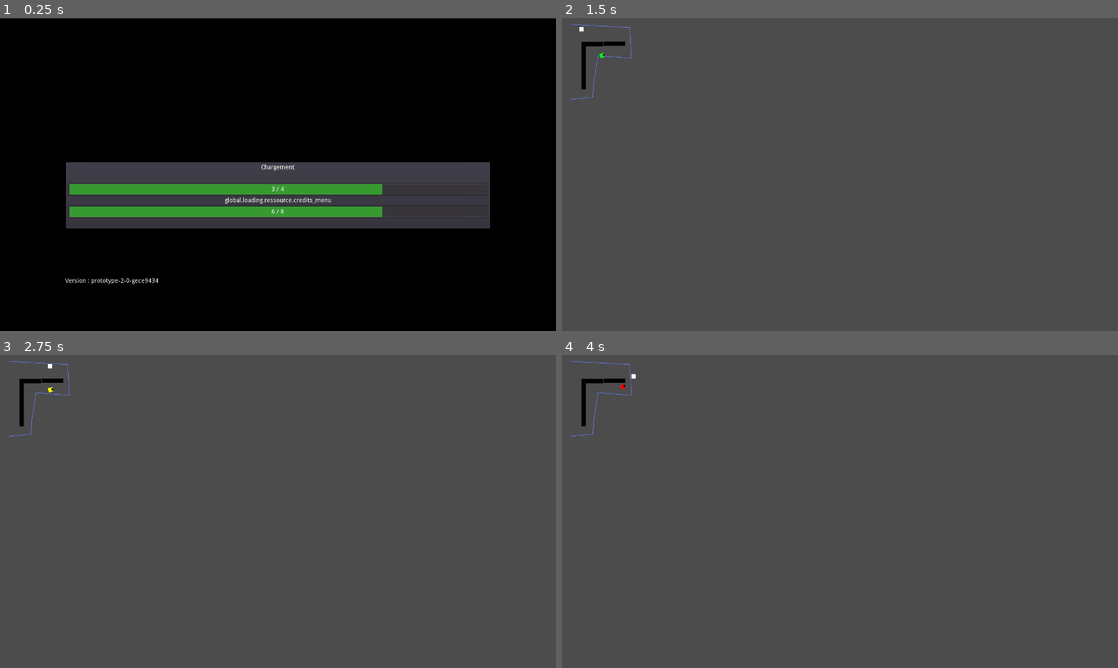
Above: before the commit, frames 1-4 (two rows, left to right).
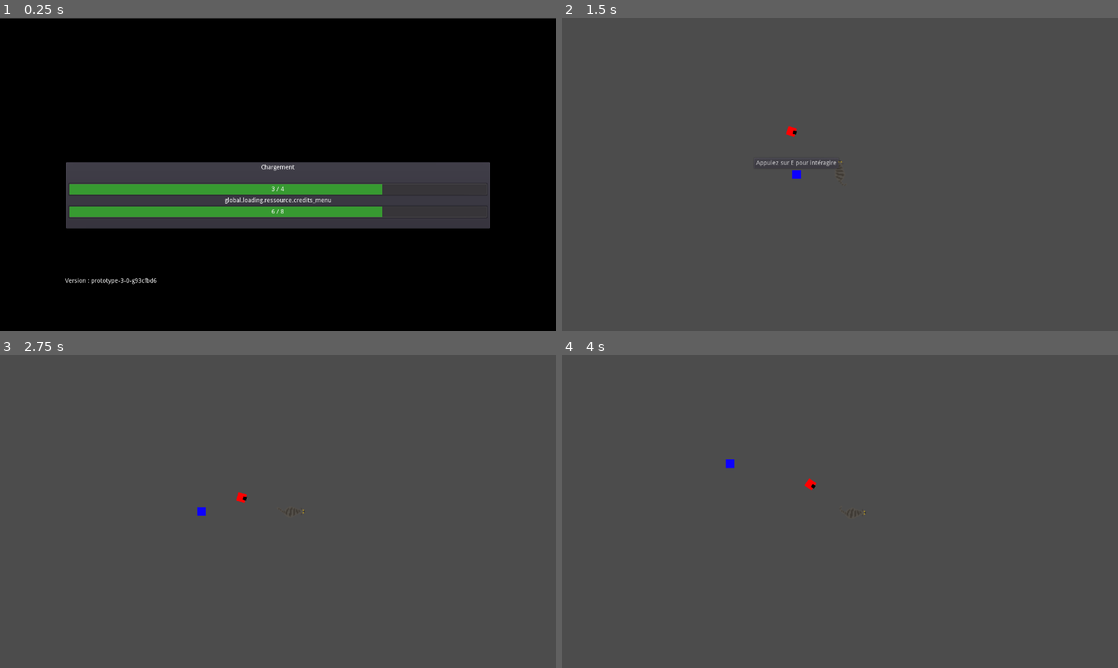
Above: after the commit, the same moments.

Repository: ChickenStorm/arcadia_game_jam_5
Game: Godot game, scene res://main.tscn
Same seed, same stepped clock (60 frames per second), same inputs: the game is played once before the commit and once after it.
Inputs (mouse positions are in pixels of both pictures, inside the frame that each line leads up to):
- Up to frame 1 (0.25 s): no input
- Up to frame 2 (1.5 s): click (628, 77) at 0.5 s, where only the run before the commit has a clickable "Jouer"; click (628, 77) at 1.25 s, where only the run after the commit has a clickable "Jouer"
- Up to frame 3 (2.75 s): tap Enter at 2 s; move the mouse to (400, 495) at 2.02 s; hold D (move_right) from 2.03 s (still down); hold E (interact, bound only after the commit) from 2.03 s (still down); tap Space (action_meow) at 2.1 s; click (400, 495) at 2.17 s
- Up to frame 4 (4 s): move the mouse to (728, 527) at 2.77 s; release D (move_right) at 2.78 s; release E (interact, bound only after the commit) at 2.78 s; hold S (move_down) 2.78-3.53 s; tap E (interact, bound only after the commit) at 2.85 s; click (728, 527) at 2.92 s; tap Space (action_meow) at 3.05, 3.6 s; move the mouse to (895, 442) at 3.52 s; hold D (move_right) from 3.53 s (still down); hold E (interact, bound only after the commit) from 3.53 s (still down); click (895, 442) at 3.67 s

The runs differ from the first frame. In frame 1, less than 0.1% of the frame differs, in the area x 21-29%, y 83-85%; in frame 2, 0.5%, in the area x 1-51%, y 2-52%; in frame 3, 0.4%; in frame 4, 0.4%.

Commit message:
add camera fix sound inspection, iteraction

Diff:
--- a/game/Noise.gd
+++ b/game/Noise.gd
@@ -16,7 +16,7 @@
 #func _process(delta):
 #	pass
 
-func action_meow():
+func action_noise():
 	if timer != null:
 		self.monitorable = true
 		timer.start()
--- a/game/Persone.gd
+++ b/game/Persone.gd
@@ -1,9 +1,9 @@
 class_name Enemy
 extends KinematicBody2D
 
-const SPEED_FACTOR = 20
+const SPEED_FACTOR = 100
 const ANGLE_SPEED = 2
-
+const DIST_SOUND_INSPECTED = 60
 
 var cat = null setget set_cat
 var cat_in_area = false
@@ -18,12 +18,13 @@
 onready var navigation = $".."
 onready var ray = $RayCast2D
 onready var vision = $Vision
+onready var vision_out = $VisionOut
 onready var hearing = $Hearing
 onready var color_rect = $ColorRect
 # Called when the node enters the scene tree for the first time.
 func _ready():
 	vision.connect("body_entered", self, "_on_body_entered")
-	vision.connect("body_exited", self, "_on_body_exited")
+	vision_out.connect("body_exited", self, "_on_body_exited")
 	hearing.connect("area_entered", self, "_on_area_entered")
 
 
@@ -40,6 +41,10 @@
 				return
 		if inspect_sound and path_sound != null:
 			path_sound = move_along_path(path_sound, delta)
+			inspect_sound = (path_sound.size() != 0)
+			if path_sound.size() == 1 and path_sound[0].distance_to(self.position) < DIST_SOUND_INSPECTED:
+				inspect_sound = false
+				color_rect.color = Color(0, 255, 0)
 			return
 		else:
 			if path_p == null or path_p.size() == 0:
@@ -47,6 +52,7 @@
 				if node != null:
 					var pts = node.points
 					path_node_int = (path_node_int + 1) % pts.size()
+					print(path_node_int)
 					path_p = _update_navigation_path(self.position, pts[path_node_int])
 			path_p = move_along_path(path_p, delta)
 			return
--- a/game/cat.gd
+++ b/game/cat.gd
@@ -1,6 +1,9 @@
 extends KinematicBody2D
 
-const SPEED_FACTOR = 100
+signal interaction_entered()
+signal interaction_exited()
+
+const SPEED_FACTOR = 150
 
 var _motion = {
 	Vector2.LEFT : false,
@@ -20,7 +23,9 @@
 
 # Called when the node enters the scene tree for the first time.
 func _ready():
-	self.connect("body_entered", self, "_on_area_entered")
+	$Interact.connect("body_entered", self, "_on_area_entered")
+	$Interact.connect("area_entered", self, "_on_interaction_entered")
+	$Interact.connect("area_exited", self, "_on_interaction_exit")
 
 func _on_area_entered(area):
 	if area.name == "Area_Persone":
@@ -33,6 +38,12 @@
 	for directions in _motion.keys():
 		if  _motion[directions]:
 			speed += directions * SPEED_FACTOR * delta
+	var vec_or = Vector2.UP.rotated(self.rotation)
+	if speed != Vector2.ZERO:
+		self.rotate(vec_or.angle_to(speed))
+		$sprite.playing = true
+	else:
+		$sprite.playing = false
 	move_and_collide(speed)
 
 
@@ -59,4 +70,12 @@
 			action_meow()
 
 func action_meow():
-	noise.action_meow()
+	noise.action_noise()
+
+
+
+func _on_interaction_entered(area):
+	emit_signal("interaction_entered")
+
+func _on_interaction_exit(area):
+	emit_signal("interaction_exited")
--- a/game/game.gd
+++ b/game/game.gd
@@ -1,6 +1,7 @@
 extends Node2D
 
 signal scene_requested(scene)
+
 
 onready var cat = $Cat
 onready var persone = $Persone
@@ -10,12 +11,26 @@
 func _ready():
 	persone.cat = cat
 	nav_ploy.navpoly.make_polygons_from_outlines()
+	cat.connect("interaction_entered", self, "_on_interaction_entered")
+	cat.connect("interaction_exited", self, "_on_interaction_exited")
+	#$Camera2D.make_current()
 
 
 # Called every frame. 'delta' is the elapsed time since the previous frame.
-#func _process(delta):
-#	pass
+func _process(delta):
+	pass
+	#$Camera2D.position = cat.position
 
 
 func _unhandled_input(event):
 	pass
+
+
+func _on_interaction_entered():
+	pass
+	#$CanvasLayer/Hud/MarginContainer/VBoxContainer/PanelContainer.visible = true
+
+
+func _on_interaction_exited():
+	pass
+	#$CanvasLayer/Hud/MarginContainer/VBoxContainer/PanelContainer.visible = false
--- a/game/game.tscn
+++ b/game/game.tscn
@@ -1,154 +1,206 @@
-[gd_scene load_steps=9 format=2]
+[gd_scene load_steps=18 format=2]
 
 [ext_resource path="res://game/game.gd" type="Script" id=1]
 [ext_resource path="res://game/cat.gd" type="Script" id=2]
 [ext_resource path="res://game/persone.tscn" type="PackedScene" id=3]
-[ext_resource path="res://game/Noise.gd" type="Script" id=4]
-
-[sub_resource type="RectangleShape2D" id=1]
-extents = Vector2( 5, 5 )
-
-[sub_resource type="CircleShape2D" id=2]
-radius = 1.0
-
-[sub_resource type="RectangleShape2D" id=5]
-extents = Vector2( 25, 5 )
-
-[sub_resource type="NavigationPolygon" id=6]
+[ext_resource path="res://game/noise.tscn" type="PackedScene" id=4]
+[ext_resource path="res://resources/cat/walk.png" type="Texture" id=5]
+[ext_resource path="res://game/interact.gd" type="Script" id=6]
+
+[sub_resource type="AtlasTexture" id=1]
+flags = 4
+atlas = ExtResource( 5 )
+region = Rect2( 0, 0, 36, 36 )
+
+[sub_resource type="AtlasTexture" id=2]
+flags = 4
+atlas = ExtResource( 5 )
+region = Rect2( 36, 0, 36, 36 )
+
+[sub_resource type="AtlasTexture" id=3]
+flags = 4
+atlas = ExtResource( 5 )
+region = Rect2( 72, 0, 36, 36 )
+
+[sub_resource type="AtlasTexture" id=4]
+flags = 4
+atlas = ExtResource( 5 )
+region = Rect2( 108, 0, 36, 36 )
+
+[sub_resource type="AtlasTexture" id=5]
+flags = 4
+atlas = ExtResource( 5 )
+region = Rect2( 144, 0, 36, 36 )
+
+[sub_resource type="SpriteFrames" id=6]
+animations = [ {
+"frames": [ SubResource( 1 ), SubResource( 2 ), SubResource( 3 ), SubResource( 4 ), SubResource( 5 ) ],
+"loop": true,
+"name": "walk",
+"speed": 5.0
+} ]
+
+[sub_resource type="RectangleShape2D" id=7]
+extents = Vector2( 10, 20 )
+
+[sub_resource type="NavigationPolygon" id=8]
 vertices = PoolVector2Array( 0.5, -0.5, 301.431, -1.52719, 151.115, 49.2016, 40.4712, 50.0398, 1.60262, 264.398, 38.75, 177.25, 265.409, 256.452, 151, 71.25, 64.25, 176.25, 60.3904, 71.4455 )
 polygons = [ PoolIntArray( 0, 1, 2, 3 ), PoolIntArray( 4, 0, 3, 5 ), PoolIntArray( 2, 1, 6, 7 ), PoolIntArray( 7, 6, 4, 8 ), PoolIntArray( 8, 9, 7 ), PoolIntArray( 8, 4, 5 ) ]
 outlines = [ PoolVector2Array( 301.431, -1.52719, 0.5, -0.5, 1.60262, 264.398, 265.409, 256.452 ), PoolVector2Array( 40.4712, 50.0398, 151.115, 49.2016, 151, 71.25, 60.3904, 71.4455, 64.25, 176.25, 38.75, 177.25 ) ]
 
+[sub_resource type="RectangleShape2D" id=9]
+
+[sub_resource type="CircleShape2D" id=10]
+radius = 80.0
+
+[sub_resource type="TileSet" id=11]
+
 [node name="Game" type="Navigation2D"]
 script = ExtResource( 1 )
 
 [node name="Cat" type="KinematicBody2D" parent="."]
-position = Vector2( 45, 26 )
-collision_layer = 21
-collision_mask = 21
+position = Vector2( 200, 200 )
+scale = Vector2( 2, 2 )
+collision_layer = 53
+collision_mask = 53
 script = ExtResource( 2 )
 
-[node name="ColorRect" type="ColorRect" parent="Cat"]
-margin_left = -5.0
-margin_top = -5.0
-margin_right = 5.0
-margin_bottom = 5.0
+[node name="sprite" type="AnimatedSprite" parent="Cat"]
+frames = SubResource( 6 )
+animation = "walk"
+playing = true
+
+[node name="CollisionShape2D" type="CollisionShape2D" parent="Cat"]
+shape = SubResource( 7 )
+
+[node name="Noise" parent="Cat" instance=ExtResource( 4 )]
+
+[node name="Interact" type="Area2D" parent="Cat"]
+collision_layer = 32
+collision_mask = 32
+
+[node name="CollisionShape2D" type="CollisionShape2D" parent="Cat/Interact"]
+shape = SubResource( 7 )
+
+[node name="Camera2D" type="Camera2D" parent="Cat"]
+scale = Vector2( 0.5, 0.5 )
+current = true
+smoothing_enabled = true
+
+[node name="Persone" parent="." instance=ExtResource( 3 )]
+position = Vector2( 74, 90.37 )
+scale = Vector2( 2, 2 )
+path_node = NodePath("../Line2D")
+
+[node name="NavigationPolygonInstance" type="NavigationPolygonInstance" parent="."]
+visible = false
+position = Vector2( 0, 0.374573 )
+navpoly = SubResource( 8 )
+
+[node name="Line2D" type="Line2D" parent="."]
+visible = false
+points = PoolVector2Array( 18.5138, 14.53, 155.735, 21.826, 500.267, 179.265, 413.963, 523.33, 101.619, 522.845, 29.494, 503.046, 18.5138, 187.389 )
+width = 1.0
+default_color = Color( 0.4, 0.501961, 1, 1 )
+
+[node name="Interactible" type="Node2D" parent="."]
+position = Vector2( 100, 200 )
+script = ExtResource( 6 )
+
+[node name="Body" type="StaticBody2D" parent="Interactible"]
+collision_layer = 17
+collision_mask = 17
+
+[node name="CollisionShape2D" type="CollisionShape2D" parent="Interactible/Body"]
+shape = SubResource( 9 )
+
+[node name="ColorRect" type="ColorRect" parent="Interactible"]
+margin_left = -10.0
+margin_top = -10.0
+margin_right = 10.0
+margin_bottom = 10.0
+color = Color( 0.054902, 0, 1, 1 )
+__meta__ = {
+"_edit_use_anchors_": false
+}
+
+[node name="Interact" type="Area2D" parent="Interactible"]
+collision_layer = 32
+collision_mask = 32
+
+[node name="CollisionShape2D" type="CollisionShape2D" parent="Interactible/Interact"]
+shape = SubResource( 10 )
+
+[node name="Noise" parent="Interactible" instance=ExtResource( 4 )]
+position = Vector2( -55, -174 )
+
+[node name="PanelContainer2" type="PanelContainer" parent="Interactible"]
+visible = false
+modulate = Color( 1, 1, 1, 0.729412 )
+anchor_left = 0.5
+anchor_top = 1.0
+anchor_right = 0.5
+anchor_bottom = 1.0
+margin_left = -99.5
+margin_top = -40.0
+margin_right = 99.5
+margin_bottom = -12.0
 rect_min_size = Vector2( 10, 10 )
 __meta__ = {
 "_edit_use_anchors_": false
 }
 
-[node name="CollisionShape2D" type="CollisionShape2D" parent="Cat"]
-shape = SubResource( 1 )
-
-[node name="Noise" type="Area2D" parent="Cat"]
-monitoring = false
-monitorable = false
-script = ExtResource( 4 )
-
-[node name="CollisionShape2D" type="CollisionShape2D" parent="Cat/Noise"]
-shape = SubResource( 2 )
-
-[node name="Timer" type="Timer" parent="Cat/Noise"]
-wait_time = 0.5
-one_shot = true
-
-[node name="Persone" parent="." instance=ExtResource( 3 )]
-path_node = NodePath("../Line2D")
-
-[node name="Obstacle" type="Node2D" parent="."]
-position = Vector2( 70, 60 )
-
-[node name="ColorRect" type="ColorRect" parent="Obstacle"]
-margin_left = -25.0
-margin_top = -5.0
-margin_right = 25.0
-margin_bottom = 5.0
-rect_min_size = Vector2( 10, 10 )
-color = Color( 0, 0, 0, 1 )
-__meta__ = {
-"_edit_use_anchors_": false
-}
-
-[node name="Area2D" type="StaticBody2D" parent="Obstacle"]
+[node name="Label" type="Label" parent="Interactible/PanelContainer2"]
+margin_left = 7.0
+margin_top = 7.0
+margin_right = 192.0
+margin_bottom = 21.0
+text = "Appuiez sur E pour intéragire"
+
+[node name="TileMap" type="TileMap" parent="."]
+tile_set = SubResource( 11 )
+show_collision = true
 collision_layer = 19
 collision_mask = 19
-
-[node name="CollisionShape2D" type="CollisionShape2D" parent="Obstacle/Area2D"]
-shape = SubResource( 5 )
-
-[node name="Obstacle2" type="Node2D" parent="."]
-position = Vector2( 49.7023, 89.4322 )
-rotation = 1.5708
-
-[node name="ColorRect" type="ColorRect" parent="Obstacle2"]
-show_behind_parent = true
-margin_left = -25.0
-margin_top = -5.0
-margin_right = 25.0
-margin_bottom = 5.0
-rect_min_size = Vector2( 10, 10 )
-color = Color( 0, 0, 0, 1 )
-__meta__ = {
-"_edit_use_anchors_": false
-}
-
-[node name="Area2D" type="StaticBody2D" parent="Obstacle2"]
-collision_layer = 19
-collision_mask = 19
-
-[node name="CollisionShape2D" type="CollisionShape2D" parent="Obstacle2/Area2D"]
-shape = SubResource( 5 )
-
-[node name="Obstacle3" type="Node2D" parent="."]
-position = Vector2( 49.7023, 139.432 )
-rotation = 1.5708
-
-[node name="ColorRect" type="ColorRect" parent="Obstacle3"]
-show_behind_parent = true
-margin_left = -25.0
-margin_top = -5.0
-margin_right = 25.0
-margin_bottom = 5.0
-rect_min_size = Vector2( 10, 10 )
-color = Color( 0, 0, 0, 1 )
-__meta__ = {
-"_edit_use_anchors_": false
-}
-
-[node name="Area2D" type="StaticBody2D" parent="Obstacle3"]
-collision_layer = 19
-collision_mask = 19
-
-[node name="CollisionShape2D" type="CollisionShape2D" parent="Obstacle3/Area2D"]
-shape = SubResource( 5 )
-
-[node name="Obstacle4" type="Node2D" parent="."]
-position = Vector2( 120.702, 59.4322 )
-
-[node name="ColorRect" type="ColorRect" parent="Obstacle4"]
-show_behind_parent = true
-margin_left = -25.0
-margin_top = -5.0
-margin_right = 25.0
-margin_bottom = 5.0
-rect_min_size = Vector2( 10, 10 )
-color = Color( 0, 0, 0, 1 )
-__meta__ = {
-"_edit_use_anchors_": false
-}
-
-[node name="Area2D" type="StaticBody2D" parent="Obstacle4"]
-collision_layer = 19
-collision_mask = 19
-
-[node name="CollisionShape2D" type="CollisionShape2D" parent="Obstacle4/Area2D"]
-shape = SubResource( 5 )
-
-[node name="NavigationPolygonInstance" type="NavigationPolygonInstance" parent="."]
-navpoly = SubResource( 6 )
-
-[node name="Line2D" type="Line2D" parent="."]
-points = PoolVector2Array( 18.5138, 14.53, 155.735, 21.826, 160.225, 92.8217, 83.0554, 86.6482, 72.392, 155.399, 71.5501, 181.777, 18.5138, 187.389 )
-width = 1.0
-default_color = Color( 0.4, 0.501961, 1, 1 )
+format = 1
+
+[node name="CanvasLayer" type="CanvasLayer" parent="."]
+
+[node name="Hud" type="Control" parent="CanvasLayer"]
+anchor_right = 1.0
+anchor_bottom = 1.0
+margin_right = 1.0
+margin_bottom = 1.0
+mouse_filter = 2
+__meta__ = {
+"_edit_use_anchors_": false
+}
+
+[node name="MarginContainer" type="MarginContainer" parent="CanvasLayer/Hud"]
+anchor_left = 0.1
+anchor_top = 0.1
+anchor_right = 0.9
+anchor_bottom = 0.9
+mouse_filter = 2
+__meta__ = {
+"_edit_use_anchors_": false
+}
+
+[node name="VBoxContainer" type="VBoxContainer" parent="CanvasLayer/Hud/MarginContainer"]
+margin_right = 1024.0
+margin_bottom = 576.0
+mouse_filter = 2
+alignment = 2
+
+[node name="PanelContainer" type="PanelContainer" parent="CanvasLayer/Hud/MarginContainer/VBoxContainer"]
+visible = false
+margin_top = 548.0
+margin_right = 1024.0
+margin_bottom = 576.0
+
+[node name="Label" type="Label" parent="CanvasLayer/Hud/MarginContainer/VBoxContainer/PanelContainer"]
+margin_left = 7.0
+margin_top = 7.0
+margin_right = 1017.0
+margin_bottom = 21.0
+text = "Appuiez sur E pour intéragire"
--- /dev/null
+++ b/game/interact.gd
@@ -0,0 +1,32 @@
+extends Node2D
+
+var can_interact = false
+
+# Declare member variables here. Examples:
+# var a = 2
+# var b = "text"
+
+
+# Called when the node enters the scene tree for the first time.
+func _ready():
+	$Interact.connect("area_entered", self, "_on_area_entered")
+	$Interact.connect("area_exited", self, "_on_area_exited")
+
+
+# Called every frame. 'delta' is the elapsed time since the previous frame.
+#func _process(delta):
+#	pass
+
+func _unhandled_input(event):
+	if event is InputEventKey or event is InputEventMouseButton:
+		if can_interact and  event.is_action_pressed("interact"):
+			$Noise.action_noise()
+
+
+func _on_area_entered(area):
+	can_interact = true
+	$PanelContainer2.visible = true
+
+func _on_area_exited(area):
+	can_interact = false
+	$PanelContainer2.visible = false
--- /dev/null
+++ b/game/noise.tscn
@@ -0,0 +1,18 @@
+[gd_scene load_steps=3 format=2]
+
+[ext_resource path="res://game/Noise.gd" type="Script" id=1]
+
+[sub_resource type="CircleShape2D" id=2]
+radius = 1.0
+
+[node name="Noise" type="Area2D"]
+monitoring = false
+monitorable = false
+script = ExtResource( 1 )
+
+[node name="CollisionShape2D" type="CollisionShape2D" parent="."]
+shape = SubResource( 2 )
+
+[node name="Timer" type="Timer" parent="."]
+wait_time = 0.5
+one_shot = true
--- /dev/null
+++ b/game/old.tscn
@@ -0,0 +1,99 @@
+[gd_scene load_steps=2 format=2]
+
+[sub_resource type="RectangleShape2D" id=1]
+extents = Vector2( 25, 5 )
+
+[node name="old" type="Node2D"]
+
+[node name="Obstacle" type="Node2D" parent="."]
+visible = false
+position = Vector2( 70, 60 )
+
+[node name="ColorRect" type="ColorRect" parent="Obstacle"]
+margin_left = -25.0
+margin_top = -5.0
+margin_right = 25.0
+margin_bottom = 5.0
+rect_min_size = Vector2( 10, 10 )
+color = Color( 0, 0, 0, 1 )
+__meta__ = {
+"_edit_use_anchors_": false
+}
+
+[node name="Area2D" type="StaticBody2D" parent="Obstacle"]
+collision_layer = 19
+collision_mask = 19
+
+[node name="CollisionShape2D" type="CollisionShape2D" parent="Obstacle/Area2D"]
+shape = SubResource( 1 )
+
+[node name="Obstacle2" type="Node2D" parent="."]
+visible = false
+position = Vector2( 49.7023, 89.4322 )
+rotation = 1.5708
+
+[node name="ColorRect" type="ColorRect" parent="Obstacle2"]
+show_behind_parent = true
+margin_left = -25.0
+margin_top = -5.0
+margin_right = 25.0
+margin_bottom = 5.0
+rect_min_size = Vector2( 10, 10 )
+color = Color( 0, 0, 0, 1 )
+__meta__ = {
+"_edit_use_anchors_": false
+}
+
+[node name="Area2D" type="StaticBody2D" parent="Obstacle2"]
+collision_layer = 19
+collision_mask = 19
+
+[node name="CollisionShape2D" type="CollisionShape2D" parent="Obstacle2/Area2D"]
+shape = SubResource( 1 )
+
+[node name="Obstacle3" type="Node2D" parent="."]
+visible = false
+position = Vector2( 49.7023, 139.432 )
+rotation = 1.5708
+
+[node name="ColorRect" type="ColorRect" parent="Obstacle3"]
+show_behind_parent = true
+margin_left = -25.0
+margin_top = -5.0
+margin_right = 25.0
+margin_bottom = 5.0
+rect_min_size = Vector2( 10, 10 )
+color = Color( 0, 0, 0, 1 )
+__meta__ = {
+"_edit_use_anchors_": false
+}
+
+[node name="Area2D" type="StaticBody2D" parent="Obstacle3"]
+collision_layer = 19
+collision_mask = 19
+
+[node name="CollisionShape2D" type="CollisionShape2D" parent="Obstacle3/Area2D"]
+shape = SubResource( 1 )
+
+[node name="Obstacle4" type="Node2D" parent="."]
+visible = false
+position = Vector2( 120.702, 59.4322 )
+
+[node name="ColorRect" type="ColorRect" parent="Obstacle4"]
+show_behind_parent = true
+margin_left = -25.0
+margin_top = -5.0
+margin_right = 25.0
+margin_bottom = 5.0
+rect_min_size = Vector2( 10, 10 )
+color = Color( 0, 0, 0, 1 )
+__meta__ = {
+"_edit_use_anchors_": false
+}
+
+[node name="Area2D" type="StaticBody2D" parent="Obstacle4"]
+collision_layer = 19
+collision_mask = 19
+
+[node name="CollisionShape2D" type="CollisionShape2D" parent="Obstacle4/Area2D"]
+shape = SubResource( 1 )
--- a/game/persone.tscn
+++ b/game/persone.tscn
@@ -1,15 +1,18 @@
-[gd_scene load_steps=5 format=2]
+[gd_scene load_steps=6 format=2]
 
 [ext_resource path="res://game/Persone.gd" type="Script" id=1]
 
 [sub_resource type="RectangleShape2D" id=1]
 extents = Vector2( 5, 5 )
 
+[sub_resource type="CircleShape2D" id=4]
+radius = 40.0
+
 [sub_resource type="CircleShape2D" id=2]
-radius = 15.0
+radius = 60.0
 
 [sub_resource type="CircleShape2D" id=3]
-radius = 150.0
+radius = 300.0
 
 [node name="Persone" type="KinematicBody2D"]
 position = Vector2( 74, 91 )
@@ -41,10 +44,22 @@
 collision_mask = 4
 
 [node name="CollisionPolygon2D" type="CollisionPolygon2D" parent="Vision"]
-polygon = PoolVector2Array( 0, 0, 100, 100, 100, -100 )
+polygon = PoolVector2Array( 0, 0, 100, 80, 100, -80 )
 one_way_collision_margin = 10.0
 
 [node name="CollisionShape2D" type="CollisionShape2D" parent="Vision"]
+self_modulate = Color( 0, 0.72, 0.36, 1 )
+shape = SubResource( 4 )
+
+[node name="VisionOut" type="Area2D" parent="."]
+collision_layer = 4
+collision_mask = 4
+
+[node name="CollisionPolygon2D" type="CollisionPolygon2D" parent="VisionOut"]
+polygon = PoolVector2Array( 0, 0, 140, 160, 140, -160 )
+one_way_collision_margin = 10.0
+
+[node name="CollisionShape2D" type="CollisionShape2D" parent="VisionOut"]
 self_modulate = Color( 0, 0.72, 0.36, 1 )
 shape = SubResource( 2 )
 
--- a/main.tscn
+++ b/main.tscn
@@ -16,4 +16,4 @@
 anchor_bottom = 0.3
 margin_bottom = 92.0
 
-[node name="Level" type="CanvasLayer" parent="."]
+[node name="Level" type="Node" parent="."]
--- a/project.godot
+++ b/project.godot
@@ -189,6 +189,11 @@
 "events": [ Object(InputEventKey,"resource_local_to_scene":false,"resource_name":"","device":0,"alt":false,"shift":false,"control":false,"meta":false,"command":false,"pressed":false,"scancode":32,"unicode":0,"echo":false,"script":null)
  ]
 }
+interact={
+"deadzone": 0.5,
+"events": [ Object(InputEventKey,"resource_local_to_scene":false,"resource_name":"","device":0,"alt":false,"shift":false,"control":false,"meta":false,"command":false,"pressed":false,"scancode":69,"unicode":0,"echo":false,"script":null)
+ ]
+}
 
 [layer_names]
 
@@ -197,6 +202,7 @@
 2d_physics/layer_3="vision-enemy"
 2d_physics/layer_4="hearing"
 2d_physics/layer_5="enemy-collision"
+2d_physics/layer_6="interaction"
 
 [locale]
 
--- a/version.tres
+++ b/version.tres
@@ -4,4 +4,4 @@
 
 [resource]
 script = ExtResource( 1 )
-version = "prototype-2-0-gece9434"
+version = "prototype-3-0-g93cfbd6"
Binary file added: resources/cat/walk.png
Not shown, added: resources/cat/walk.png.import
